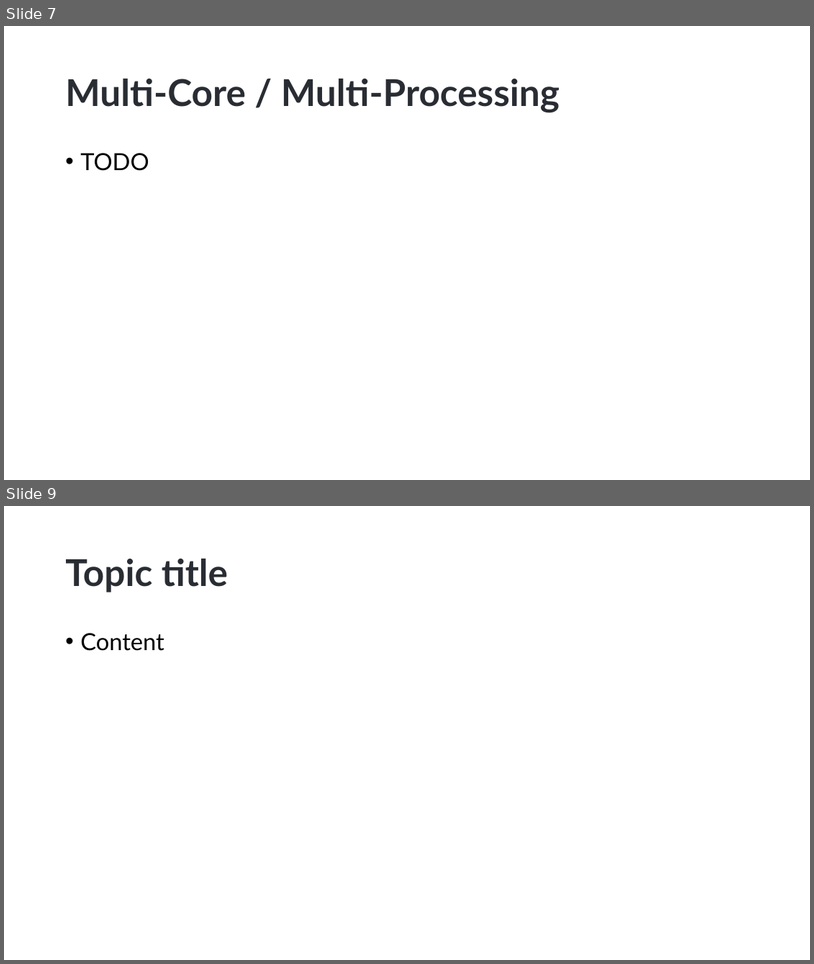
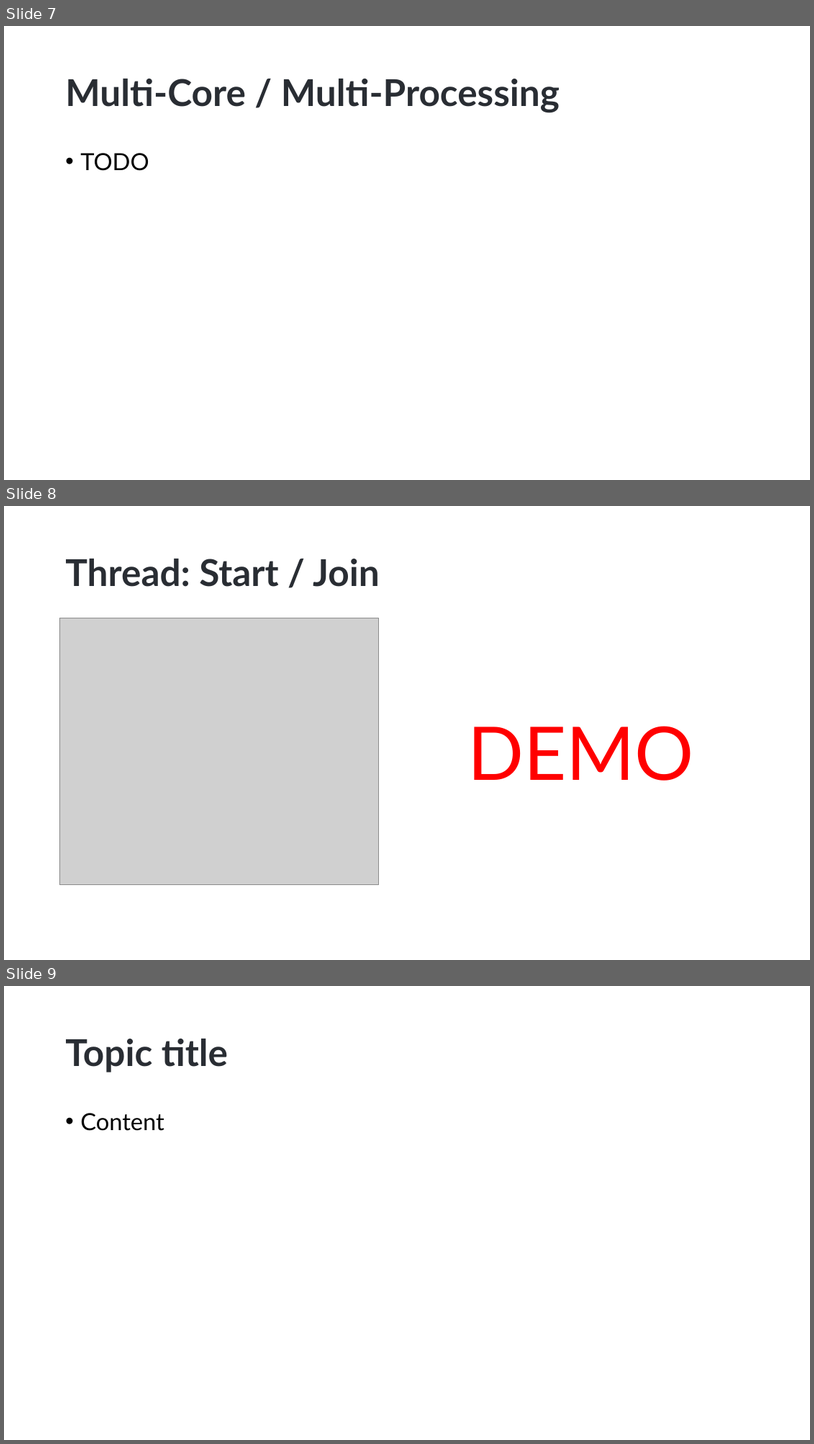
Before and after one commit to hikalkan/presentations, a slide deck: 2023-06-01 Dealing with Concurrency - Multi-Threading in Dotnet/Dotnet-Multi-Threading.pptx. Shown one above the other, each under a label of ours: slides 7 and 9 before the commit, slides 7, 8 and 9 after it; the slides between them are not shown. The pictures are 814x964 and 814x1444 pixels, drawn with LibreOffice and Linux fonts; fonts in the diff are those of the drawing; grey boxes stand for pictures; background and template pictures are left out. Boxes give left, top, right and bottom in pixels: in the first picture for what was removed or moved away, otherwise in the second. Text is boxed around its words. In the diff, an @@ line names an element or a change of style, - is before the commit and + after.

Commit message:
Completed demo 1

```diff
--- a/2023-06-01 Dealing with Concurrency - Multi-Threading in Dotnet/Dotnet-Multi-Threading.pptx
+++ b/2023-06-01 Dealing with Concurrency - Multi-Threading in Dotnet/Dotnet-Multi-Threading.pptx
@@ slide 8 added at <box>4,506,810,960</box>, background picture (left out) @@
@@ title added at <box>65,559,380,587</box>, 44 pt, text #292D33, bold @@
+Thread: Start / Join
@@ picture added at <box>59,618,379,885</box> @@
@@ text added at <box>468,726,694,780</box>, 88 pt, text #FF0000 @@
+DEMO
```
Also in this commit, not shown: 1 slide removed, 1 other file.
